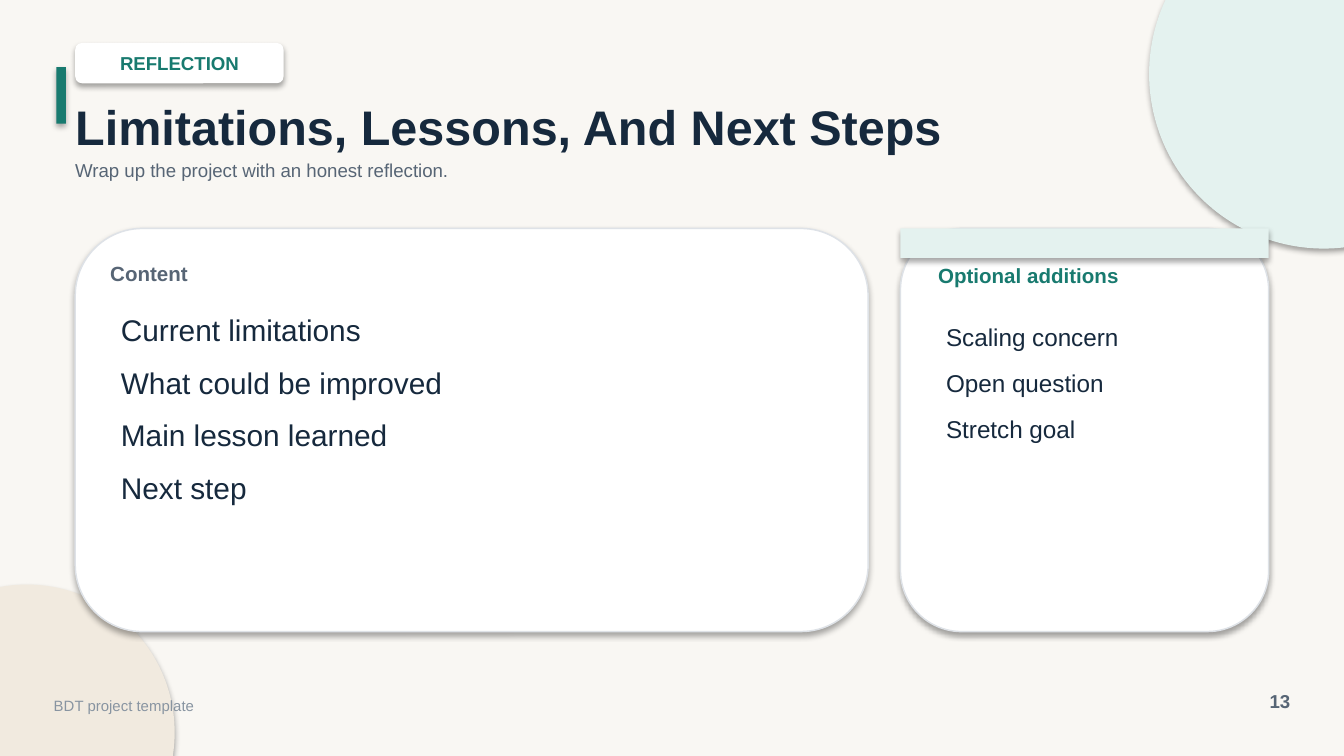
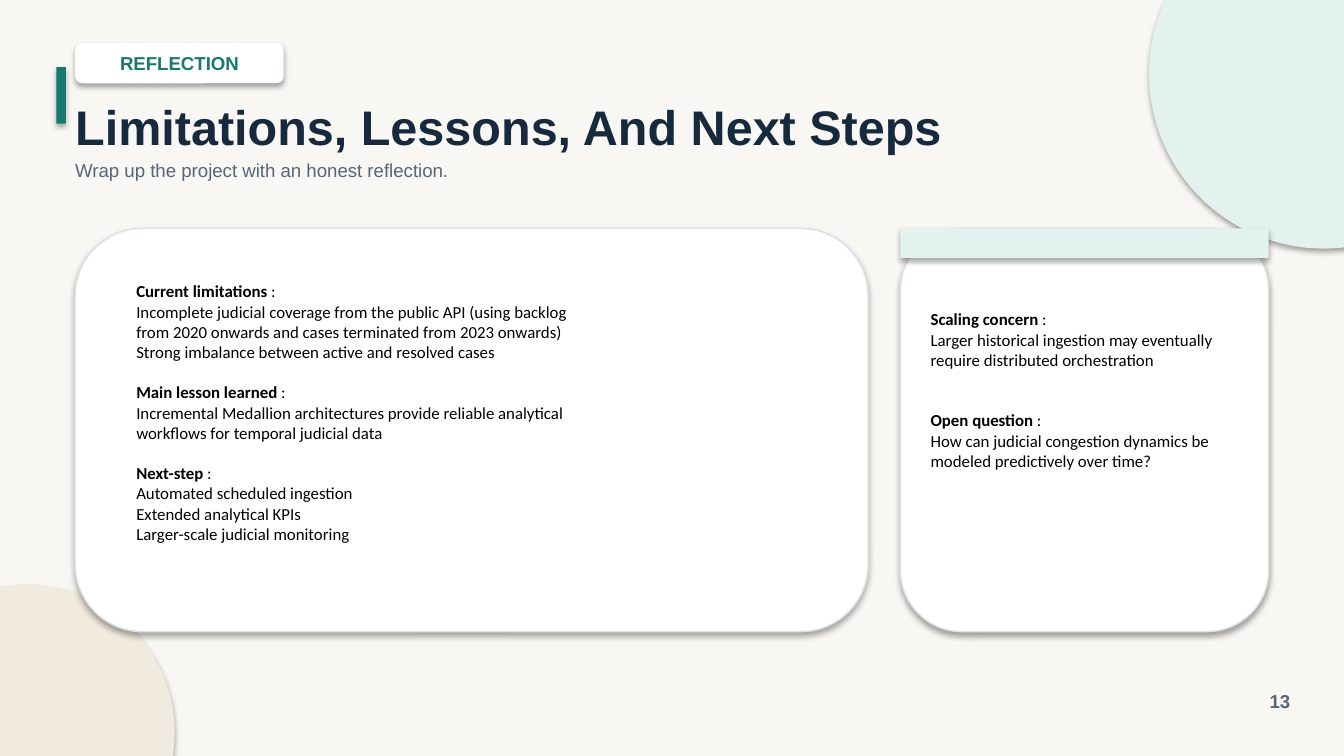
Before and after one commit to Big-data-court-hearings/project, a slide deck: slide 13 of docs/presentation/BDT_Project_Presentation.pptx. Drawn at 1344x756 pixels with LibreOffice and Linux fonts; fonts in the diff are those of the drawing. Boxes give left, top, right and bottom in pixels: in the first picture for what was removed or moved away, otherwise in the second. Text is boxed around its words. In the diff, an @@ line names an element or a change of style, - is before the commit and + after.

```diff
--- a/docs/presentation/BDT_Project_Presentation.pptx
+++ b/docs/presentation/BDT_Project_Presentation.pptx
@@ text removed at (110, 266, 188, 281) @@
-Content
@@ text removed at (938, 268, 1118, 288) @@
-Optional additions
@@ text added at (136, 285, 566, 543), 9 pt, text #000000 @@
+Current limitations :
+Incomplete judicial coverage from the public API (using backlog from 2020 onwards and cases terminated from 2023 onwards)
+Strong imbalance between active and resolved cases
+Main lesson learned :
+Incremental Medallion architectures provide reliable analytical workflows for temporal judicial data
+Next-step :
+Automated scheduled ingestion
+Extended analytical KPIs
+Larger-scale judicial monitoring
@@ text removed at (121, 319, 442, 505) @@
-Current limitations
-What could be improved
-Main lesson learned
-Next step
@@ text added at (931, 313, 1213, 470), 9 pt, text #000000 @@
+Scaling concern :
+Larger historical ingestion may eventually require distributed orchestration
+Open question :
+How can judicial congestion dynamics be modeled predictively over time?
@@ text removed at (946, 328, 1118, 443) @@
-Scaling concern
-Open question
-Stretch goal
@@ text removed at (54, 700, 194, 714) @@
-BDT project template
```
Also in this commit, not shown: 11 other slides changed, 2 slides added, 2 slides removed, 3 other files.
